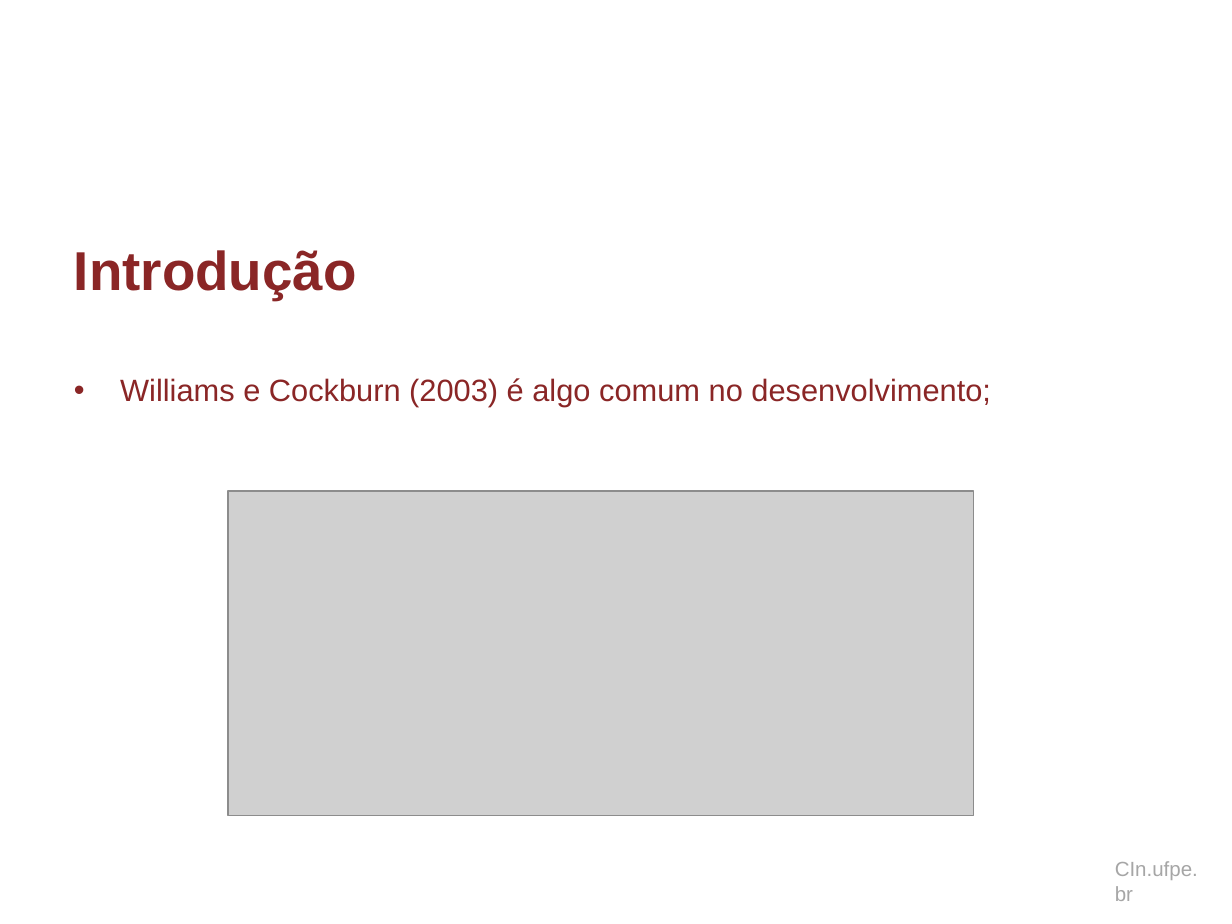
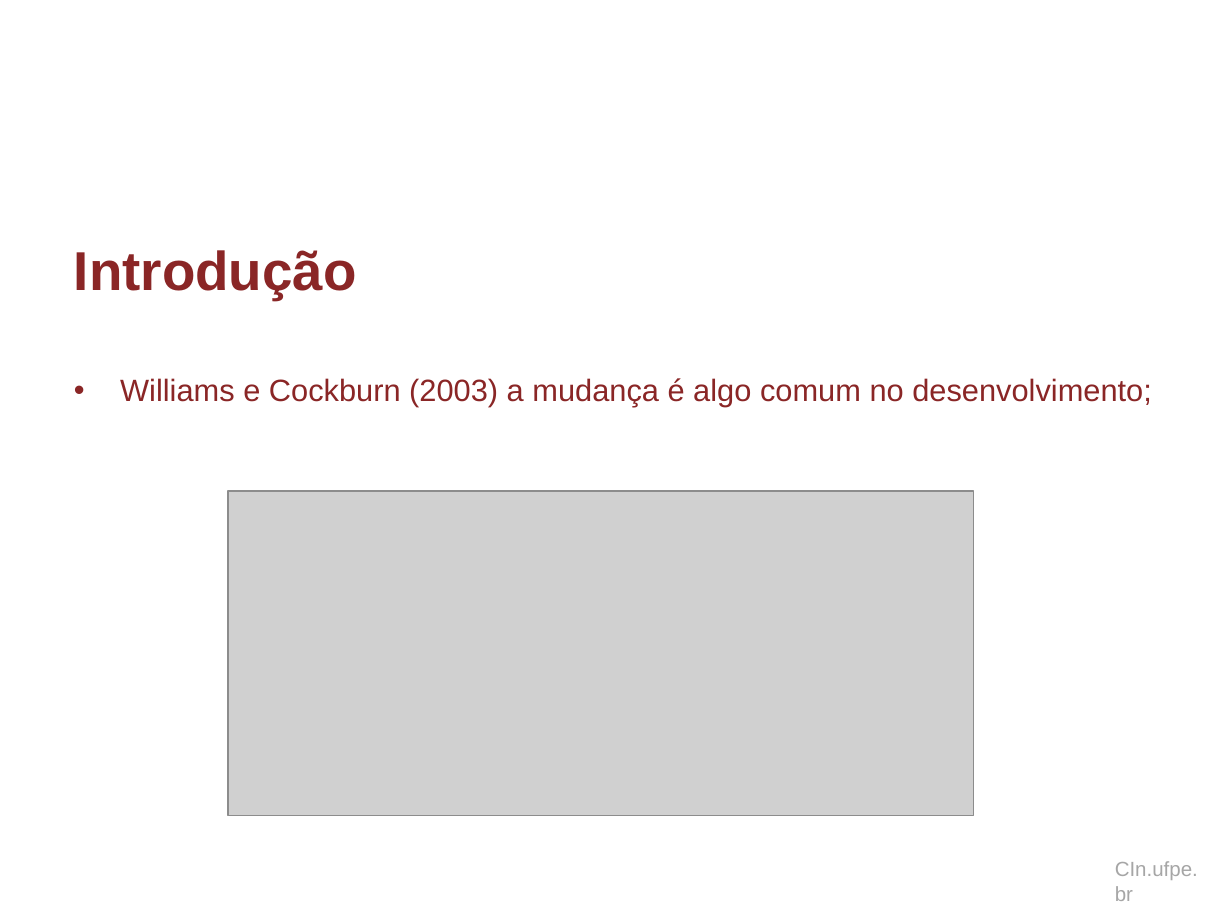
Before and after one commit to dan1lo/doutoradoR, a slide deck: slide 3 of apresentacao doutorado.pptx. Drawn at 1232x924 pixels with LibreOffice and Linux fonts; fonts in the diff are those of the drawing; grey boxes stand for pictures; background and template pictures are left out. Boxes give left, top, right and bottom in pixels: in the first picture for what was removed or moved away, otherwise in the second. Text is boxed around its words. In the diff, an @@ line names an element or a change of style, - is before the commit and + after.

```diff
--- a/apresentacao doutorado.pptx
+++ b/apresentacao doutorado.pptx
@@ text at <box>120,378,1152,407</box>: text changed @@
-• Williams e Cockburn (2003) é algo comum no desenvolvimento;
+• Williams e Cockburn (2003) a mudança é algo comum no desenvolvimento;
```
Also in this commit, not shown: 13 other slides changed, 2 slides removed.
